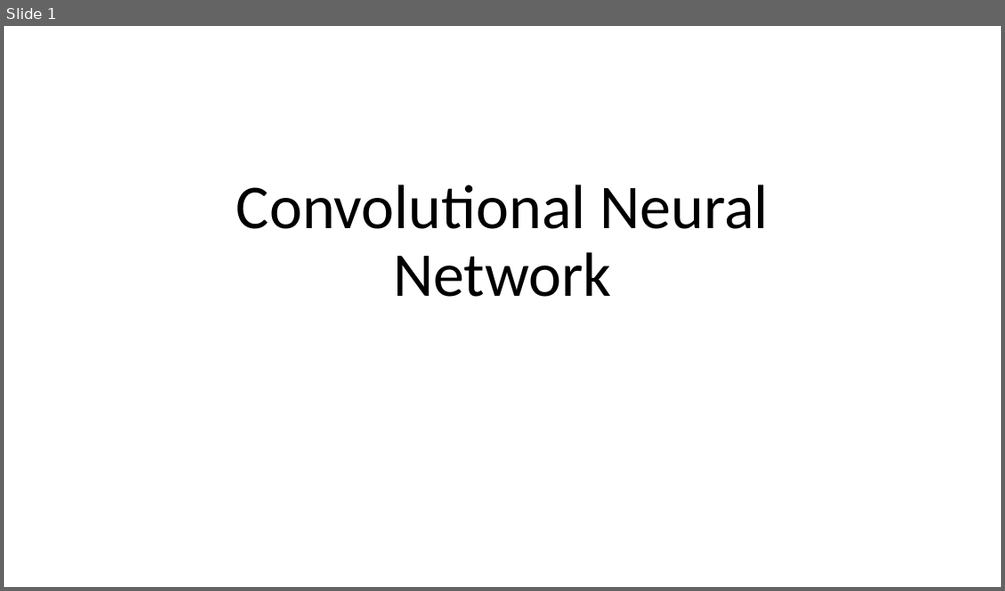
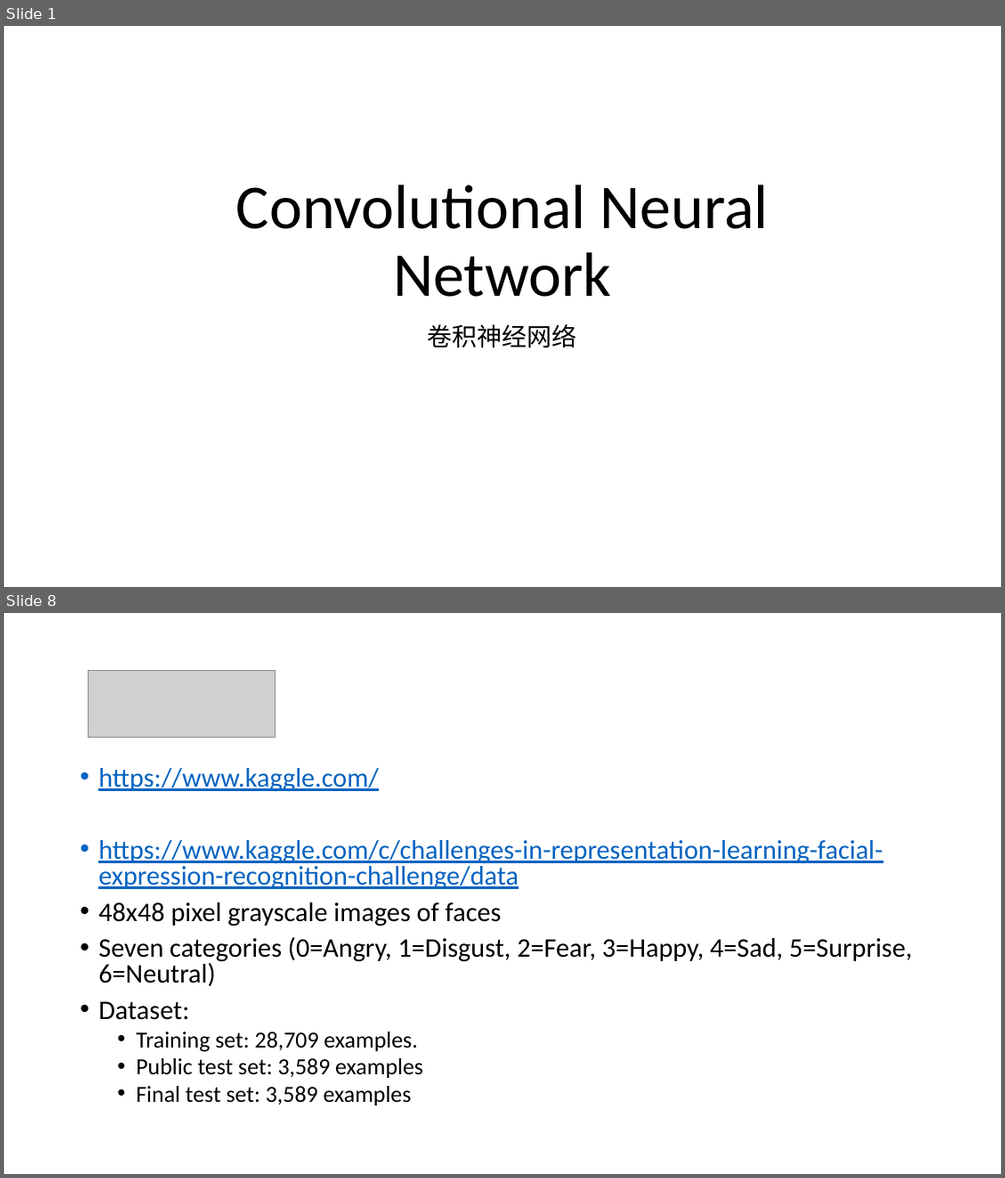
Before and after one commit to foamliu/Learning-DL, a slide deck: cnn/CNN.pptx. Shown one above the other, each under a label of ours: slide 1 before the commit, slides 1 and 8 after it; the slides between them are not shown. The pictures are 1005x591 and 1005x1178 pixels, drawn with LibreOffice and Linux fonts; fonts in the diff are those of the drawing; grey boxes stand for pictures. Boxes give left, top, right and bottom in pixels: in the first picture for what was removed or moved away, otherwise in the second. Text is boxed around its words. In the diff, an @@ line names an element or a change of style, - is before the commit and + after.

```diff
--- a/cnn/CNN.pptx
+++ b/cnn/CNN.pptx
@@ slide 8 added at bbox=[4, 613, 1001, 1174], background #FFFFFF @@
@@ picture added at bbox=[88, 671, 275, 738] @@
@@ text added at bbox=[98, 768, 912, 1106], 25.9 pt, text #000000 @@
+• https://www.kaggle.com/
+• https://www.kaggle.com/c/challenges-in-representation-learning-facial-expression-recognition-challenge/data
+• 48x48 pixel grayscale images of faces
+• Seven categories (0=Angry, 1=Disgust, 2=Fear, 3=Happy, 4=Sad, 5=Surprise, 6=Neutral)
+• Dataset:
+  • Training set: 28,709 examples.
+  • Public test set: 3,589 examples
+  • Final test set: 3,589 examples
@@ slide 1 changed as well @@
@@ subtitle added at bbox=[428, 324, 577, 348], 24 pt, text #000000 @@
+卷积神经网络
```
Also in this commit, not shown: 9 other slides added, 2 other files.
